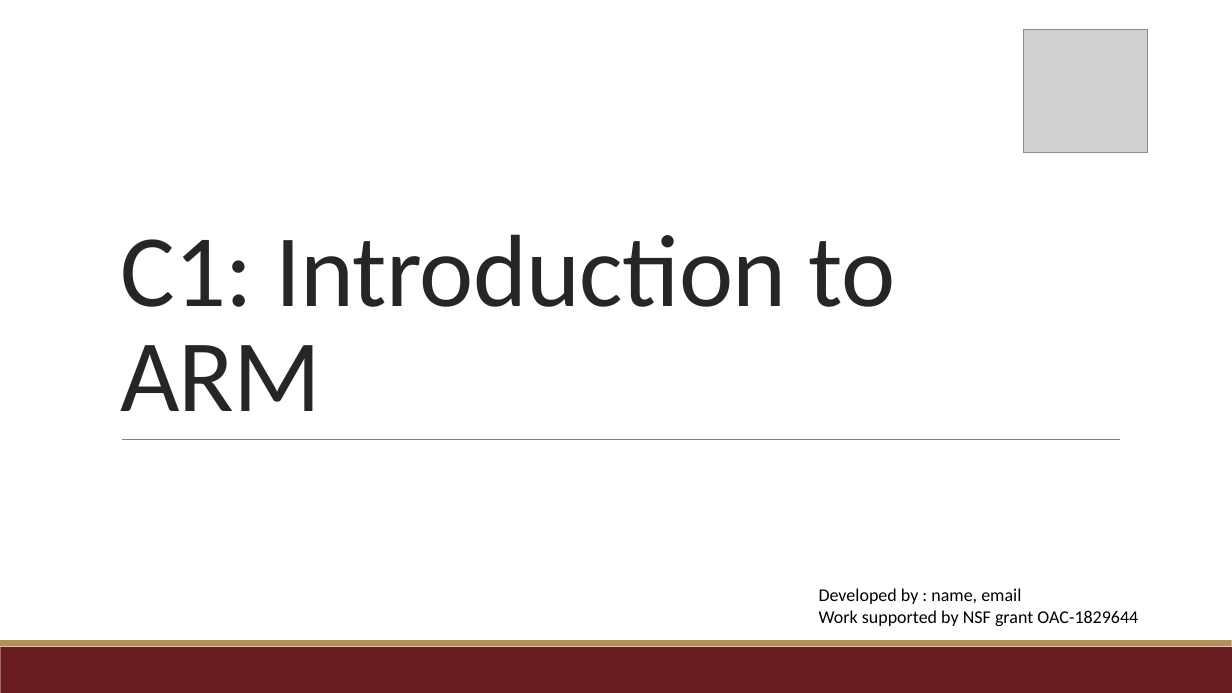
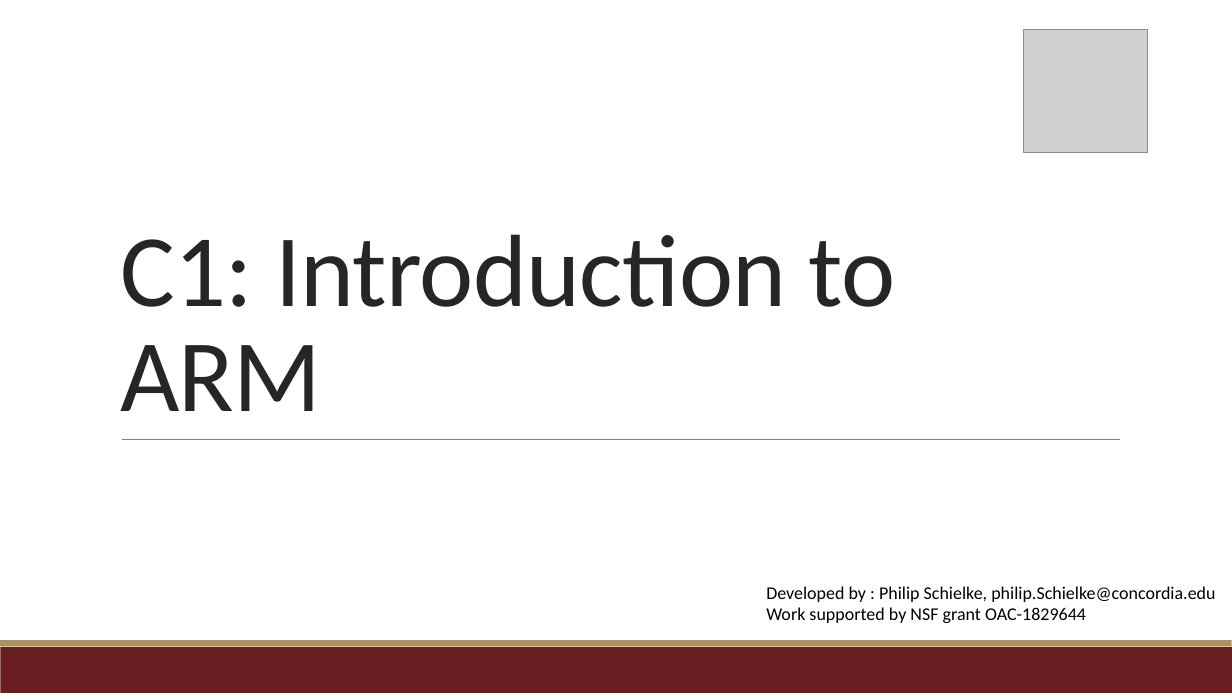
Before and after one commit to TeachingUndergradsCHC/modules, a slide deck: slide 1 of Architecture/arm_introduction/ARM/ARM_intro_lecture.pptx. Drawn at 1232x693 pixels with LibreOffice and Linux fonts; fonts in the diff are those of the drawing; grey boxes stand for pictures; background and template pictures are left out. Boxes give left, top, right and bottom in pixels: in the first picture for what was removed or moved away, otherwise in the second. Text is boxed around its words. In the diff, an @@ line names an element or a change of style, - is before the commit and + after.

Commit message:
minor edits

```diff
--- a/Architecture/arm_introduction/ARM/ARM_intro_lecture.pptx
+++ b/Architecture/arm_introduction/ARM/ARM_intro_lecture.pptx
@@ text "Developed by : Philip Schielke, ...": place and size @@
-text "Developed by : Philip Schielke, ..." at [819, 588, 1138, 626]
+text "Developed by : Philip Schielke, ..." at [766, 586, 1215, 623]
@@ text at [766, 586, 1215, 602]: text changed @@
-Developed by : name, email
+Developed by : Philip Schielke, philip.Schielke@concordia.edu
```
